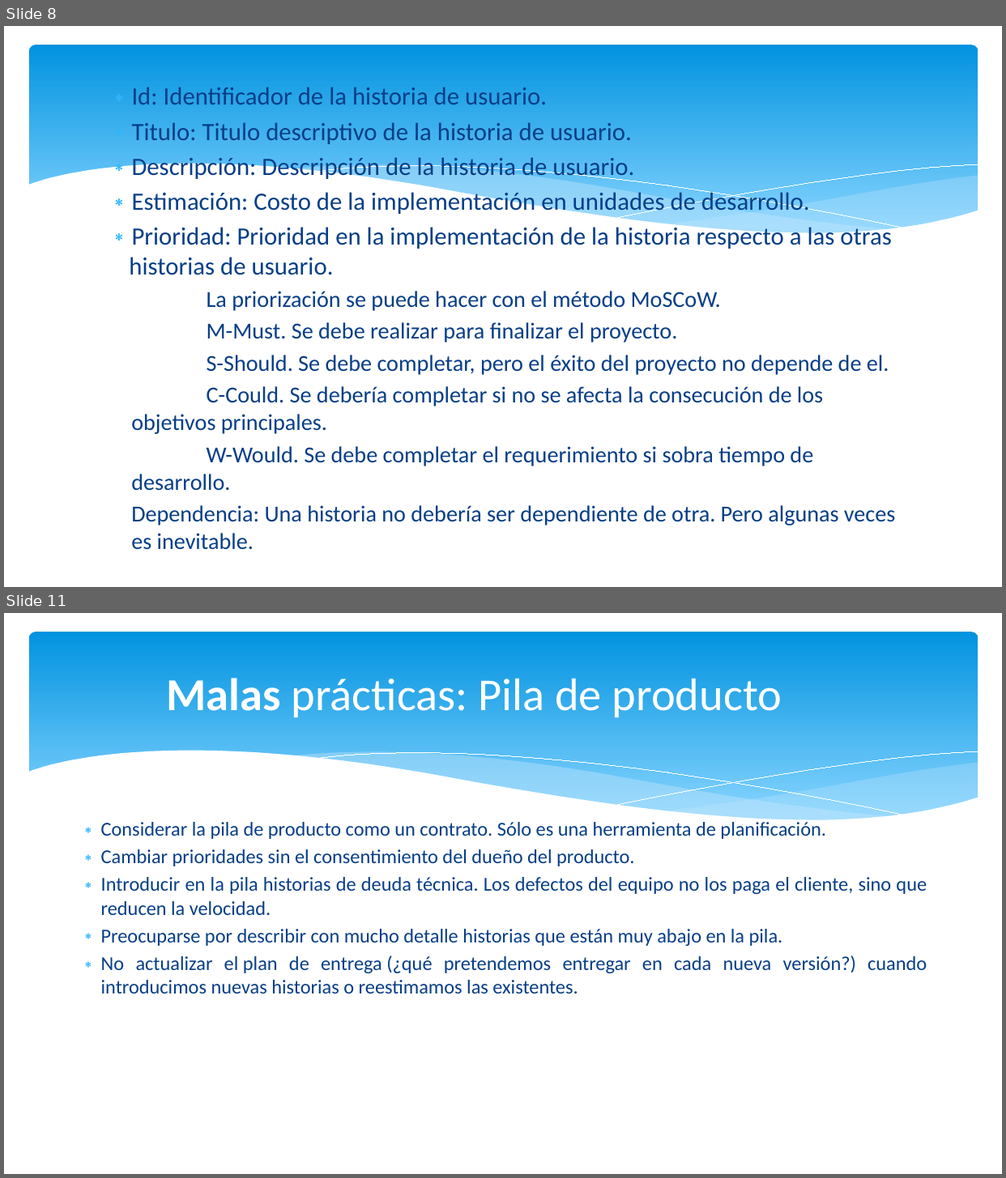
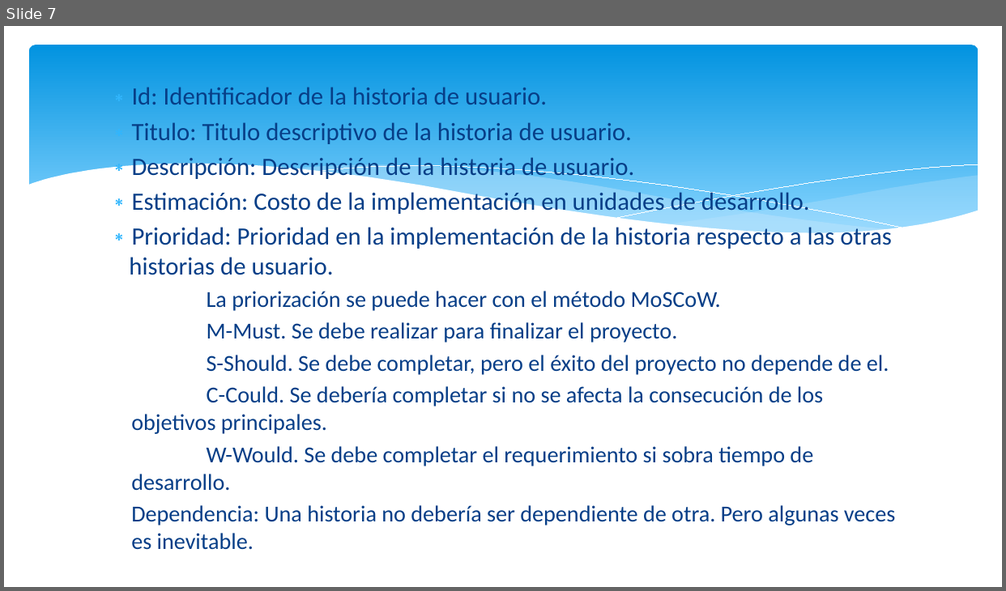
Before and after one commit to JulianAguilar/Equipo6AdminProy, a slide deck: Exposiciones/Puntos por historia de usuarioHVG.pptx. Shown one above the other, each under a label of ours: slides 8 and 11 before the commit, slide 7 after it; the slides between them are not shown. The pictures are 1006x1178 and 1006x591 pixels, drawn with LibreOffice and Linux fonts; fonts in the diff are those of the drawing. Boxes give left, top, right and bottom in pixels: in the first picture for what was removed or moved away, otherwise in the second. Text is boxed around its words. In the diff, an @@ line names an element or a change of style, - is before the commit and + after.

```diff
--- a/Exposiciones/Puntos por historia de usuarioHVG.pptx
+++ b/Exposiciones/Puntos por historia de usuarioHVG.pptx
@@ slide 11 removed at [4,613,1002,1174], background #FFFFFF; not listed: 6 template elements that a slide beside it also shows @@
@@ title removed at [166,678,782,717] @@
-Malas prácticas: Pila de producto
@@ text removed at [101,820,927,994] @@
-∗ Considerar la pila de producto como un contrato. Sólo es una herramienta de planificación.
-∗ Cambiar prioridades sin el consentimiento del dueño del producto.
-∗ Introducir en la pila historias de deuda técnica. Los defectos del equipo no los paga el cliente, sino que reducen la velocidad.
-∗ Preocuparse por describir con mucho detalle historias que están muy abajo en la pila.
-∗ No actualizar el plan de entrega (¿qué pretendemos entregar en cada nueva versión?) cuando introducimos nuevas historias o reestimamos las existentes.
@@ what was slide 8 is now slide 7 @@
```
Also in this commit, not shown: 4 other slides removed.
